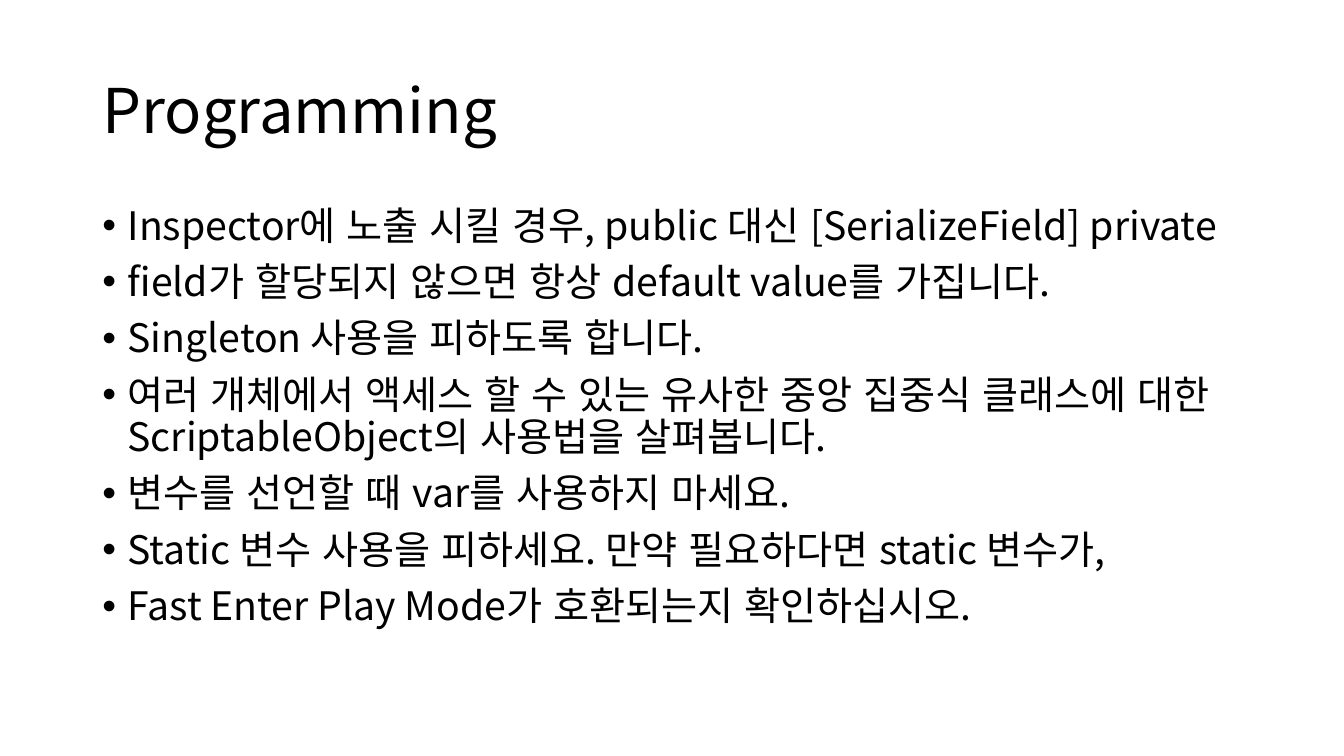
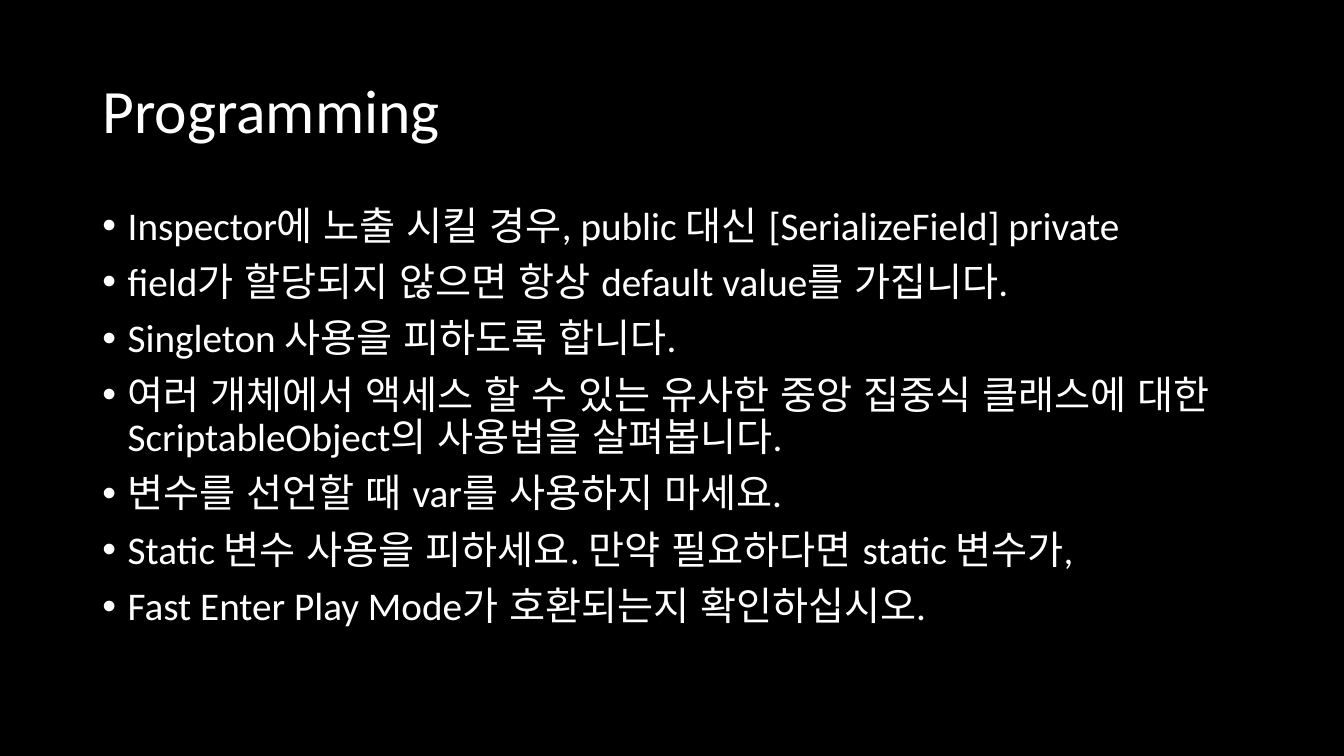
Before and after one commit to eungyukm/UnityCodeConvention, a slide deck: slide 5 of Doc/Code Convention.pptx. Drawn at 1344x756 pixels with LibreOffice and Linux fonts; fonts in the diff are those of the drawing. Boxes give left, top, right and bottom in pixels: in the first picture for what was removed or moved away, otherwise in the second. Text is boxed around its words. In the diff, an @@ line names an element or a change of style, - is before the commit and + after.

```diff
--- a/Doc/Code Convention.pptx
+++ b/Doc/Code Convention.pptx
@@ background #FFFFFF to #000000 @@
@@ title "Programming" at (102, 90, 439, 144): font Noto Sans CJK KR to Calibri, text colour #000000 to #FFFFFF @@
@@ text "Inspector에 노출 시킬 경우, public ..." at (128, 207, 1209, 627): font Noto Sans CJK KR to Calibri, text colour #000000 to #FFFFFF @@
```
Also in this commit, not shown: 9 other slides changed, 2 other files.
